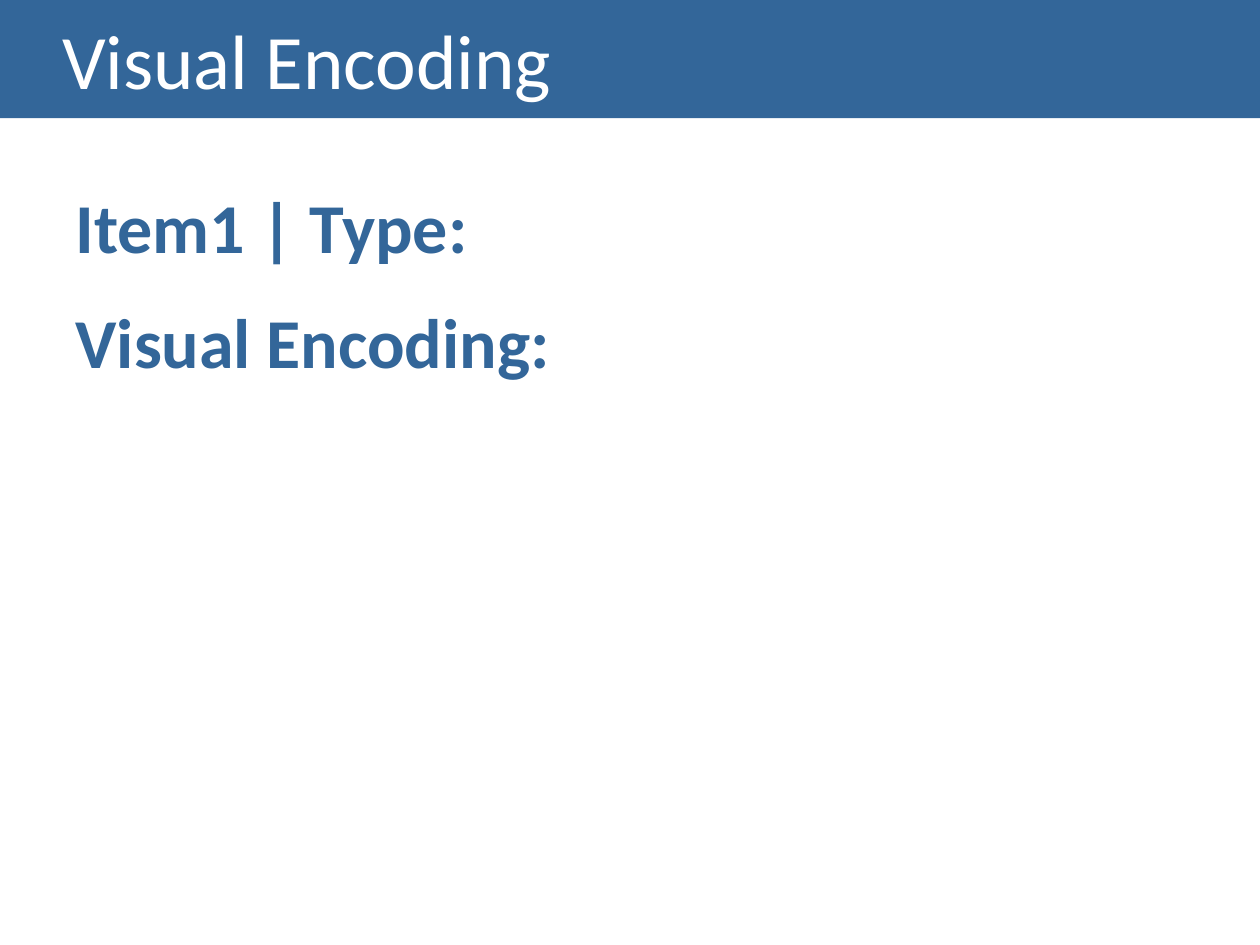
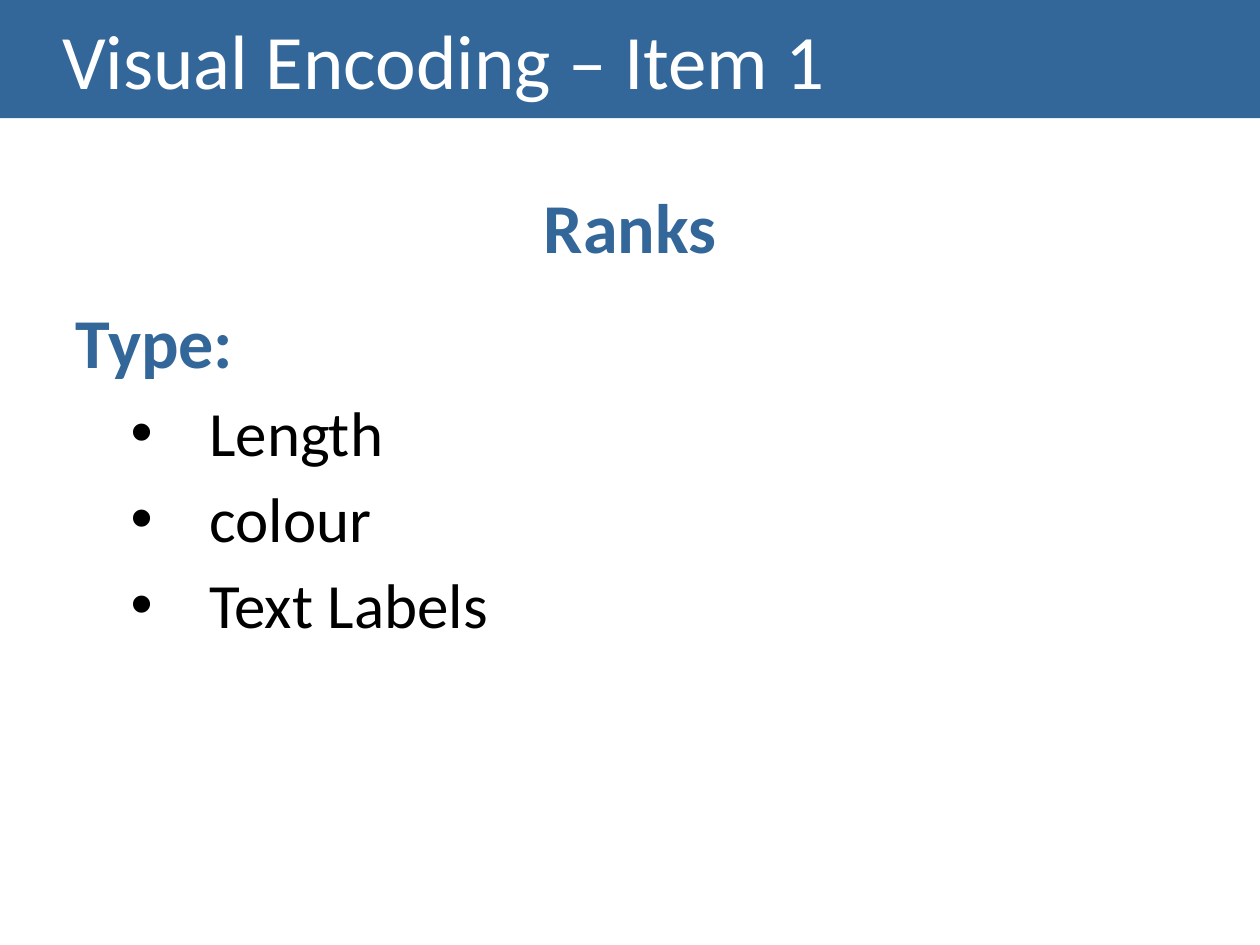
Before and after one commit to carboned4/V_I_2015_1, a slide deck: slide 4 of checkpoint3/G01A - Presentation 3.pptx (slide 3 before the commit). Drawn at 1260x945 pixels with LibreOffice and Linux fonts; fonts in the diff are those of the drawing. Boxes give left, top, right and bottom in pixels: in the first picture for what was removed or moved away, otherwise in the second. Text is boxed around its words. In the diff, an @@ line names an element or a change of style, - is before the commit and + after.

```diff
--- a/checkpoint3/G01A - Presentation 3.pptx
+++ b/checkpoint3/G01A - Presentation 3.pptx
@@ title at <box>62,35,825,103</box>: text changed @@
-Visual Encoding
+Visual Encoding – Item 1
@@ text at <box>76,204,716,629</box>: text changed; size 40 to 36 pt; text colour #336699 to #000000; bold off @@
-Item1 | Type:
-Visual Encoding:
+Ranks
+Type:
+  • Length
+  • colour
+  • Text Labels
```
Also in this commit, not shown: 1 other slide changed, 9 slides added.
